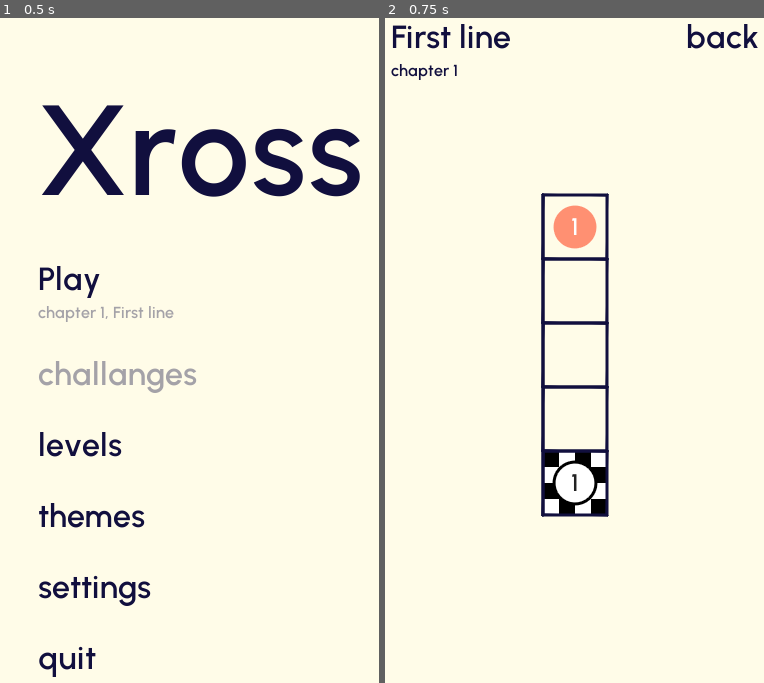
Above: before the commit, frames 1-2 (left to right).
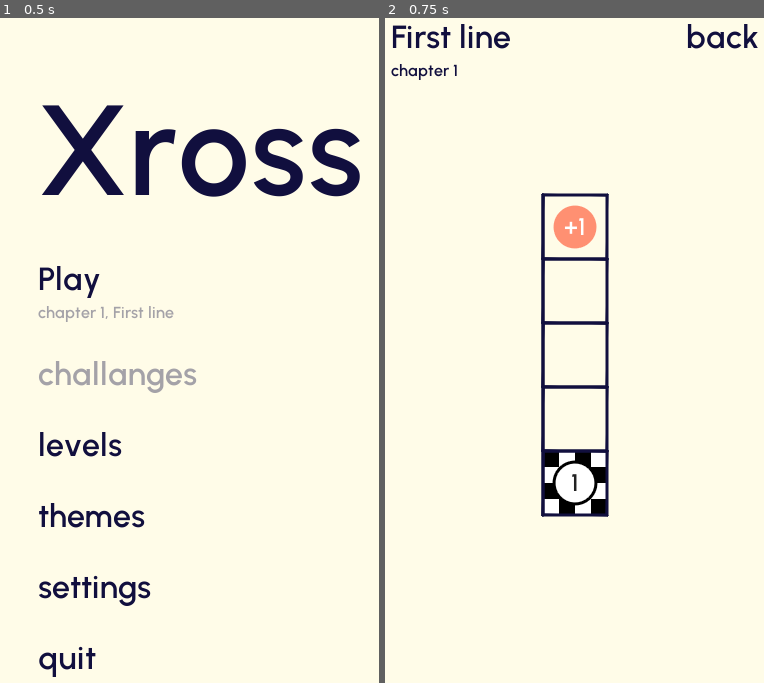
Above: after the commit, the same moments.

Repository: henriknh/add-ze-lines
Game: Godot game, scene res://scenes/main_menu/main_menu.tscn
Two runs of this game, one before a commit and one after it. Both use one fixed random seed, a clock stepped at 60 frames per second and the inputs below.
Inputs:
- Up to frame 1 (0.5 s): no input
- Up to frame 2 (0.75 s): click "Play" at 0.5 s

Frame 1 is identical in both runs. In frame 2, less than 0.1% of the frame differs, in the area x 47-53%, y 30-33%.

Commit message:
Show addition symbols by default

Diff:
--- a/singletons/storage.gd
+++ b/singletons/storage.gd
@@ -29,7 +29,7 @@
 	_set_config_value("setting", "show_addition_symbol", show_addition_symbol)
 
 func get_show_addition_symbol() -> bool:
-	return OS.is_debug_build() and _get_config_value("setting", "show_addition_symbol", false)
+	return OS.is_debug_build() and _get_config_value("setting", "show_addition_symbol", true)
 
 func set_editor(_editor):
 	_set_config_value("setting", "editor", _editor)
